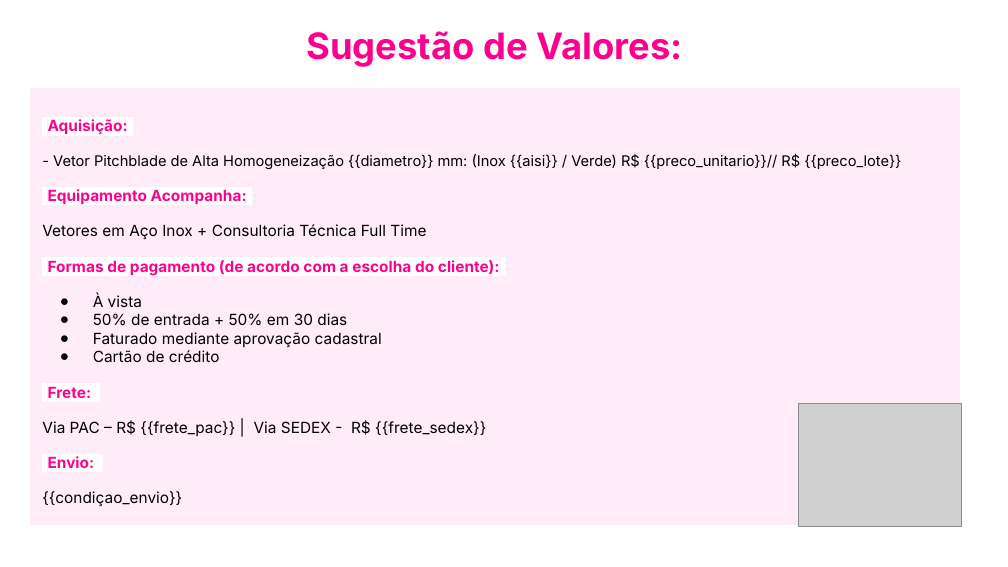
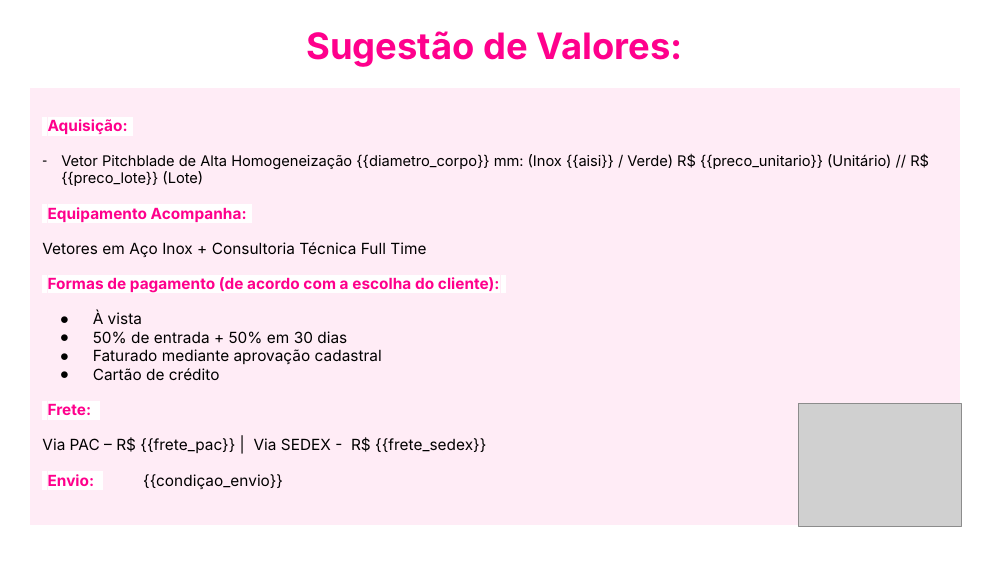
Before and after one commit to Gume123/Sistema-de-Geracao-de-Propostas-Tecnicas, a slide deck: slide 4 of templates/template_Pitchblade.pptx. Drawn at 1008x567 pixels with LibreOffice and Linux fonts; fonts in the diff are those of the drawing; grey boxes stand for pictures; background and template pictures are left out. Boxes give left, top, right and bottom in pixels: in the first picture for what was removed or moved away, otherwise in the second. Text is boxed around its words. In the diff, an @@ line names an element or a change of style, - is before the commit and + after.

```diff
--- a/templates/template_Pitchblade.pptx
+++ b/templates/template_Pitchblade.pptx
@@ text at (61, 154, 929, 186): text changed @@
-- Vetor Pitchblade de Alta Homogeneização {{diametro}} mm: (Inox {{aisi}} / Verde) R$ {{preco_unitario}}// R$ {{preco_lote}}
+– Vetor Pitchblade de Alta Homogeneização {{diametro_corpo}} mm: (Inox {{aisi}} / Verde) R$ {{preco_unitario}} (Unitário) // R$ {{preco_lote}} (Lote)
@@ text at (42, 474, 283, 489): text changed @@
-:Envio::
-{{condiçao_envio}}
+:Envio:: {{condiçao_envio}}
```
Also in this commit, not shown: 14 other files.
